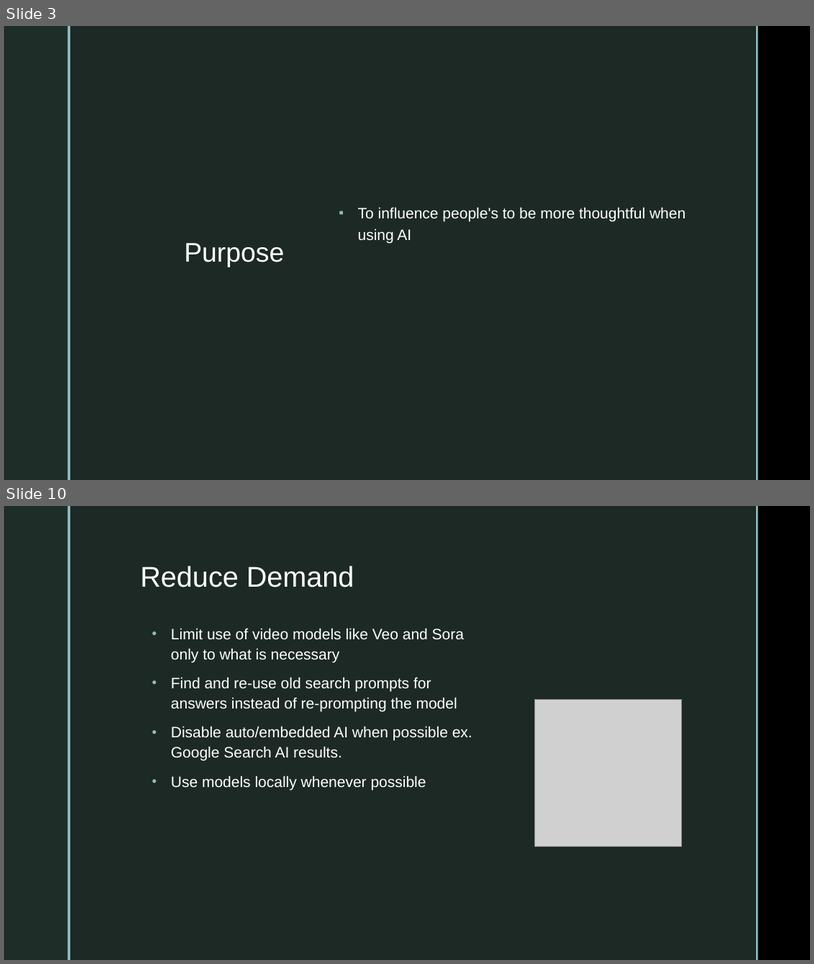
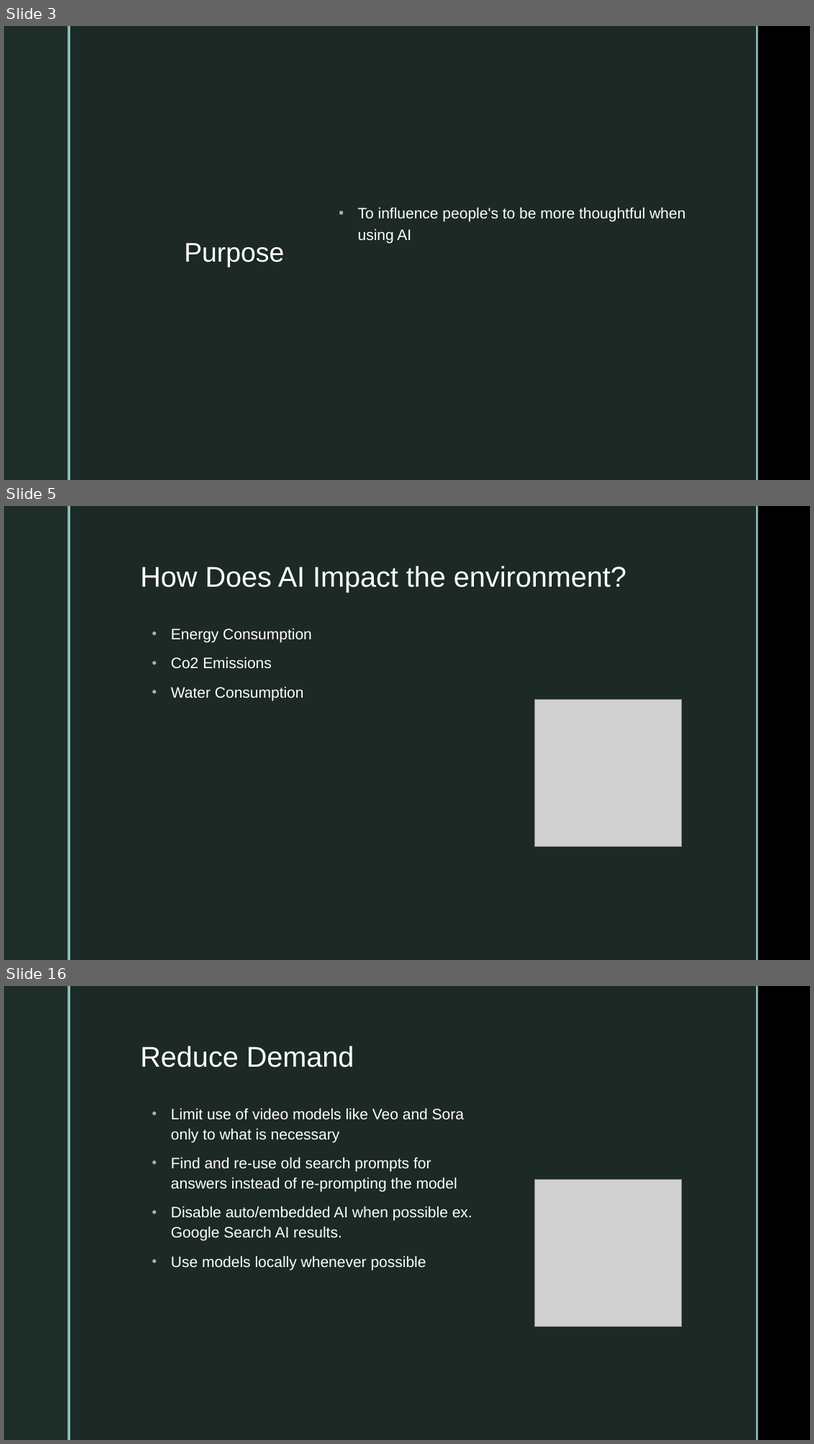
Before and after one commit to FelipeRestrepo101/ResponsibleAI, a slide deck: Presentations/ResponsibleAIPresentationV2.pptx. Shown one above the other, each under a label of ours: slides 3 and 10 before the commit, slides 3, 5 and 16 after it; the slides between them are not shown. The pictures are 814x964 and 814x1444 pixels, drawn with LibreOffice and Linux fonts; fonts in the diff are those of the drawing; grey boxes stand for pictures; background and template pictures are left out. Boxes give left, top, right and bottom in pixels: in the first picture for what was removed or moved away, otherwise in the second. Text is boxed around its words. In the diff, an @@ line names an element or a change of style, - is before the commit and + after.

```diff
--- a/Presentations/ResponsibleAIPresentationV2.pptx
+++ b/Presentations/ResponsibleAIPresentationV2.pptx
@@ slide 5 added at box(4, 506, 810, 960), background picture (left out); not listed: 4 template elements that a slide beside it also shows @@
@@ text added at box(140, 566, 627, 592), 34 pt, text #FFFFFF @@
+How Does AI Impact the environment?
@@ text added at box(171, 628, 312, 700), 18 pt, text #FFFFFF @@
+• Energy Consumption
+• Co2 Emissions
+• Water Consumption
@@ picture added at box(535, 700, 682, 847) @@
@@ what was slide 10 is now slide 16 @@
```
Also in this commit, not shown: 9 slides changed, 8 other slides added, 4 slides removed, 9 other files.
